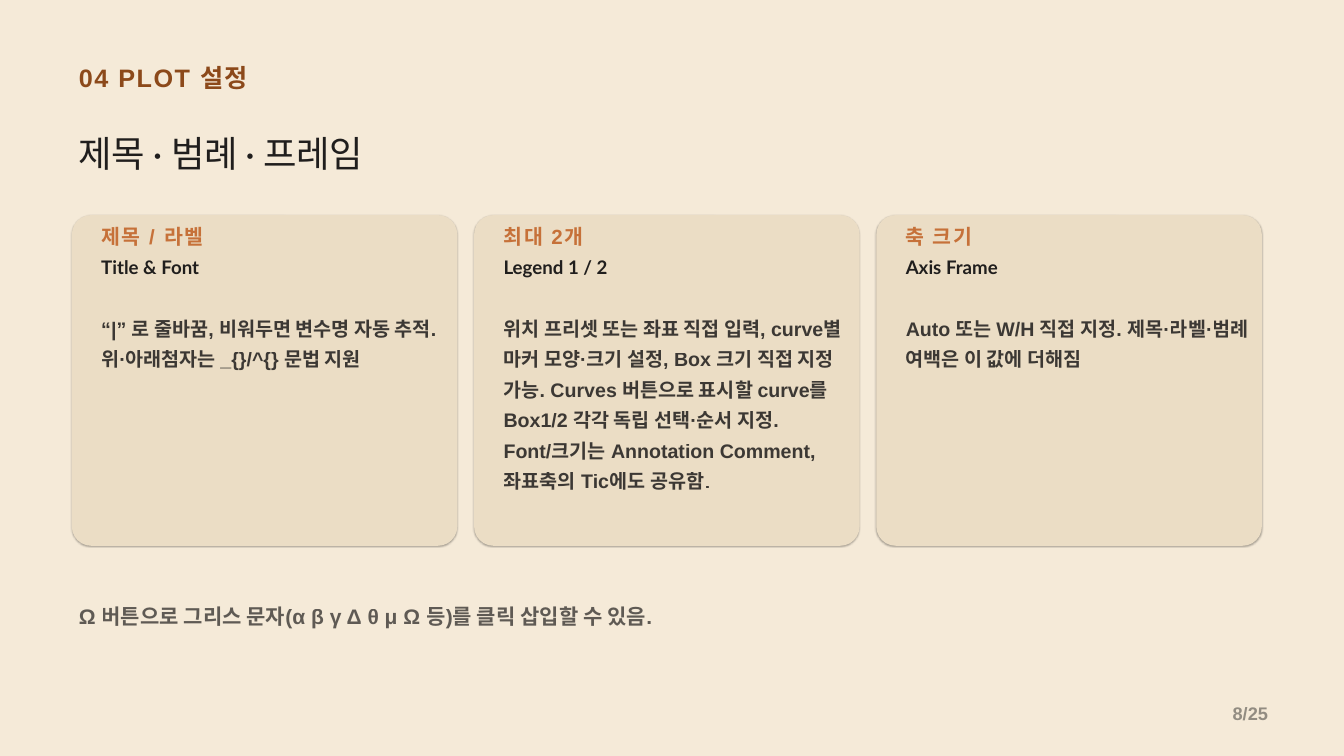
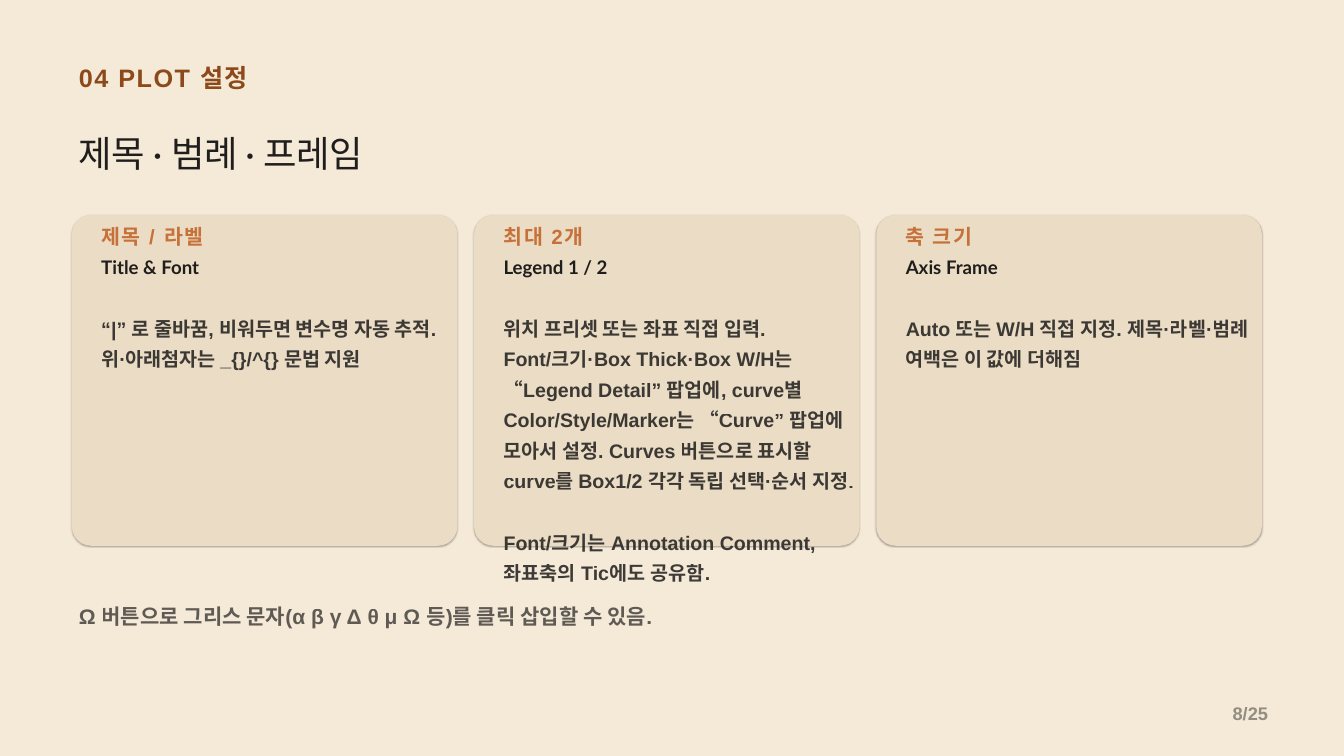
Before and after one commit to CWKIM113/CathPlot_Pub, a slide deck: slide 8 of CathPlot_발표.pptx. Drawn at 1344x756 pixels with LibreOffice and Linux fonts; fonts in the diff are those of the drawing. Boxes give left, top, right and bottom in pixels: in the first picture for what was removed or moved away, otherwise in the second. Text is boxed around its words. In the diff, an @@ line names an element or a change of style, - is before the commit and + after.

```diff
--- a/CathPlot_발표.pptx
+++ b/CathPlot_발표.pptx
@@ text at <box>504,319,853,490</box>: text changed @@
-위치 프리셋 또는 좌표 직접 입력, curve별 마커 모양·크기 설정, Box 크기 직접 지정 가능. Curves 버튼으로 표시할 curve를 Box1/2 각각 독립 선택·순서 지정.
+위치 프리셋 또는 좌표 직접 입력. Font/크기·Box Thick·Box W/H는 “Legend Detail” 팝업에, curve별 Color/Style/Marker는 “Curve” 팝업에 모아서 설정. Curves 버튼으로 표시할 curve를 Box1/2 각각 독립 선택·순서 지정.
```
Also in this commit, not shown: 1 other slide changed, 1 other file.
